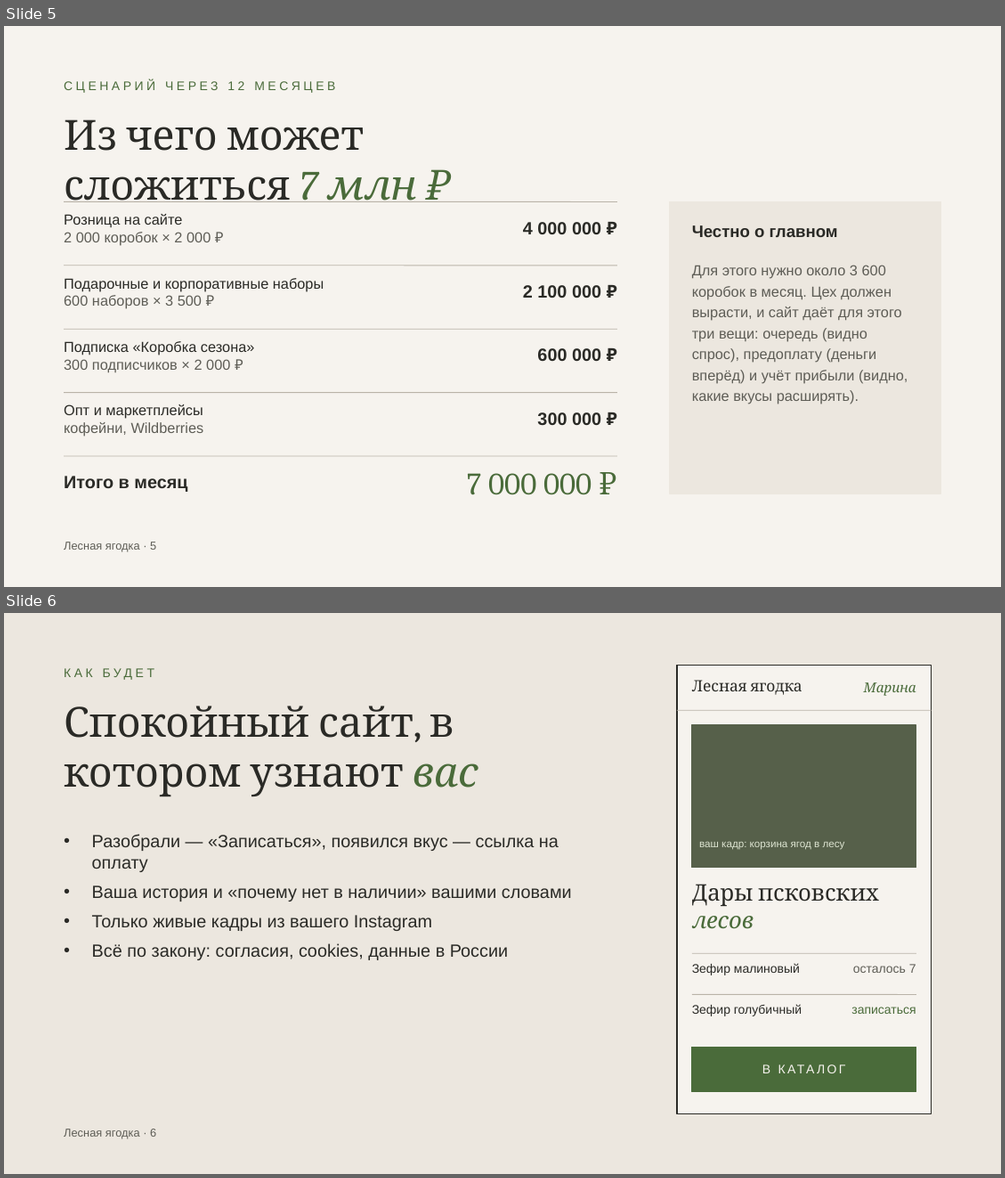
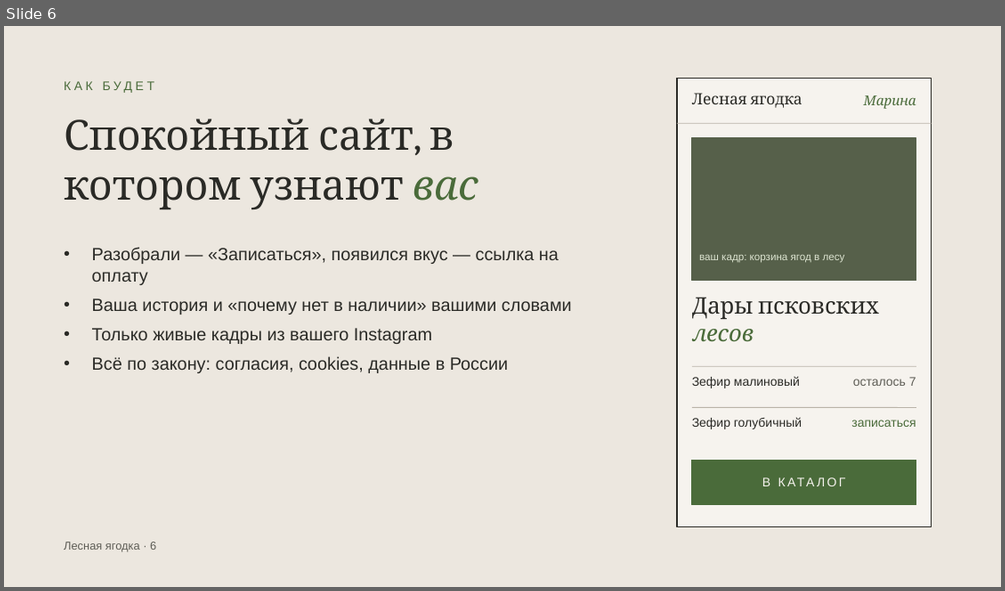
Before and after one commit to ellischment/svoya_ferma, a slide deck: docs/preview/lesnaya-yagodka-predlozhenie.pptx. Shown one above the other, each under a label of ours: slides 5 and 6 before the commit, slide 6 after it. The pictures are 1005x1178 and 1005x591 pixels, drawn with LibreOffice and Linux fonts; fonts in the diff are those of the drawing. Boxes give left, top, right and bottom in pixels: in the first picture for what was removed or moved away, otherwise in the second. Text is boxed around its words. In the diff, an @@ line names an element or a change of style, - is before the commit and + after.

```diff
--- a/docs/preview/lesnaya-yagodka-predlozhenie.pptx
+++ b/docs/preview/lesnaya-yagodka-predlozhenie.pptx
@@ slide 5 removed at (x1=4, y1=26, x2=1001, y2=587), background #F6F3EE @@
@@ text removed at (x1=64, y1=80, x2=335, y2=93) @@
-СЦЕНАРИЙ ЧЕРЕЗ 12 МЕСЯЦЕВ
@@ text removed at (x1=64, y1=119, x2=417, y2=202) @@
-Из чего может сложиться 7 млн ₽
@@ line removed from (64, 201) to (617, 201) @@
@@ rectangle removed at (x1=670, y1=201, x2=941, y2=493) @@
@@ text removed at (x1=64, y1=214, x2=210, y2=246) @@
-Розница на сайте
-2 000 коробок × 2 000 ₽
@@ text removed at (x1=523, y1=222, x2=601, y2=234) @@
-4 000 000 ₽
@@ text removed at (x1=692, y1=225, x2=838, y2=237) @@
-Честно о главном
@@ line removed from (64, 265) to (617, 265) @@
@@ text removed at (x1=692, y1=265, x2=907, y2=404) @@
-Для этого нужно около 3 600 коробок в месяц. Цех должен вырасти, и сайт даёт для этого три вещи: очередь (видно спрос), предоплату (деньги вперёд) и учёт прибыли (видно, какие вкусы расширять).
@@ text removed at (x1=64, y1=278, x2=324, y2=309) @@
-Подарочные и корпоративные наборы
-600 наборов × 3 500 ₽
@@ text removed at (x1=523, y1=285, x2=601, y2=297) @@
-2 100 000 ₽
@@ line removed from (64, 329) to (617, 329) @@
@@ text removed at (x1=64, y1=341, x2=255, y2=372) @@
-Подписка «Коробка сезона»
-300 подписчиков × 2 000 ₽
@@ text removed at (x1=537, y1=348, x2=601, y2=361) @@
-600 000 ₽
@@ line removed from (64, 393) to (617, 393) @@
@@ text removed at (x1=64, y1=404, x2=204, y2=436) @@
-Опт и маркетплейсы
-кофейни, Wildberries
@@ text removed at (x1=537, y1=412, x2=601, y2=425) @@
-300 000 ₽
@@ line removed from (64, 456) to (617, 456) @@
@@ text removed at (x1=64, y1=475, x2=187, y2=491) @@
-Итого в месяц
@@ text removed at (x1=467, y1=473, x2=591, y2=495) @@
-7 000 000 ₽
@@ text removed at (x1=64, y1=541, x2=156, y2=552) @@
-Лесная ягодка · 5
```
Also in this commit, not shown: 2 slides changed, 3 slides added, 2 other slides removed.
